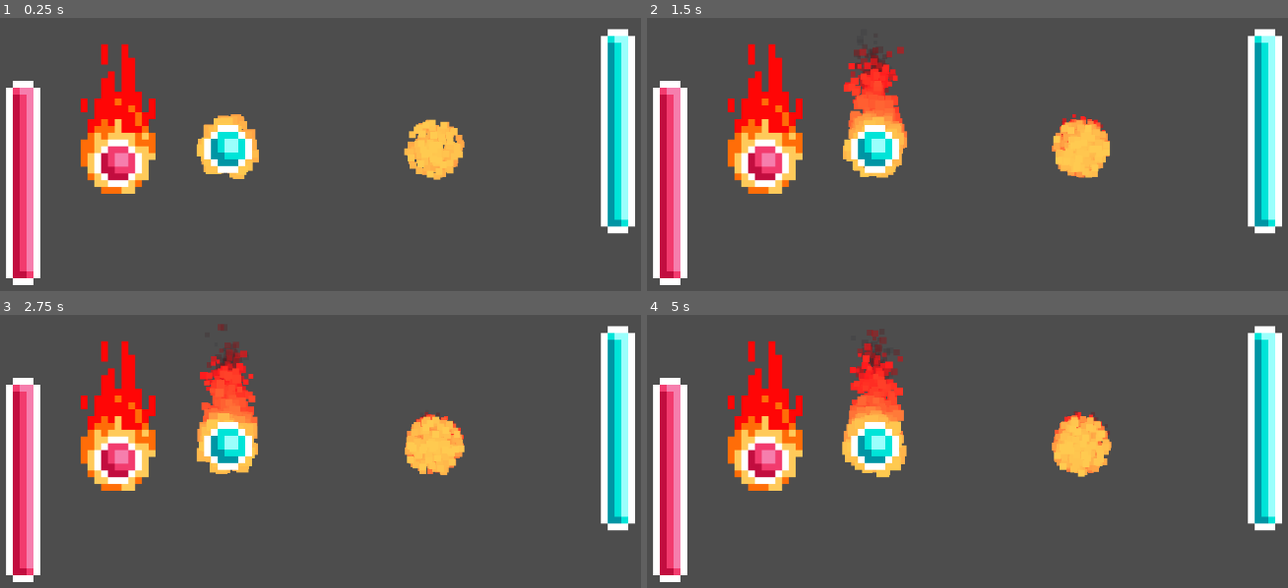
Above: before the commit, frames 1-4 (two rows, left to right).
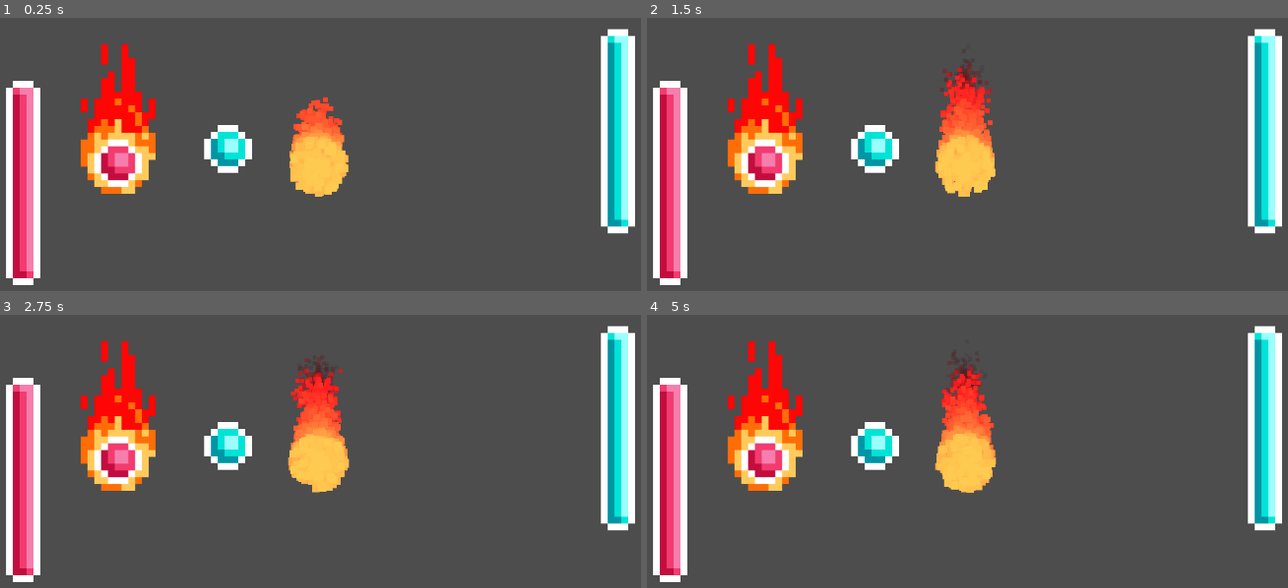
Above: after the commit, the same moments.

Repository: Neadyr/godot_sandbox
Game: Godot game, scene res://Alex/Pong_UI.tscn
The game is run twice, just before and just after one commit, with the same random seed, the same clock (stepped at 60 frames per second) and the same inputs. This scene is started directly instead of the project's main scene.
Inputs (mouse positions are in pixels of both pictures, inside the frame that each line leads up to):
- Up to frame 1 (0.25 s): no input
- Up to frame 2 (1.5 s): move the mouse to (1140, 154) at 0.52 s; hold Right (ui_right) 0.53-1.28 s; tap Space (dash) at 0.6 s; move the mouse to (807, 200) at 1.27 s; hold Down (ui_down) from 1.28 s (still down); click (807, 200) at 1.35 s
- Up to frame 3 (2.75 s): move the mouse to (397, 377) at 2.02 s; release Down (ui_down) at 2.03 s; hold Right (ui_right) from 2.03 s (still down); tap Shift (sprint) at 2.1 s
- Up to frame 4 (5 s): move the mouse to (922, 563) at 2.77 s; release Right (ui_right) at 2.78 s; hold Up (ui_up) 2.78-3.53 s; tap Space (dash) at 2.85 s; move the mouse to (1198, 541) at 3.52 s; press the mouse at (1198, 541) at 3.53 s; hold Left (ui_left) from 3.53 s (still down); move the mouse to (730, 407) at 4.27 s; release the mouse at (730, 407) at 4.28 s; tap Shift (sprint) at 4.35 s

The runs differ from the first frame. In frame 1, 4.8% of the frame differs, in the area x 30-73%, y 28-66%; in frame 2, 7.3%; in frame 3, 7.2%; in frame 4, 7.4%, in the area x 30-73%, y 5-66%.

Commit message:
Update_FireParticule

Diff:
--- a/Alex/Pong_UI.tscn
+++ b/Alex/Pong_UI.tscn
@@ -31,33 +31,18 @@
 rotation = 1.5708
 texture = ExtResource("3_q0ukc")
 
-[node name="CPUParticles2D" type="CPUParticles2D" parent="."]
-position = Vector2(44.5, 28.2)
+[node name="Fire_Particule" type="CPUParticles2D" parent="."]
+position = Vector2(57.7, 30.8)
 scale = Vector2(1, 1)
-amount = 1000
-local_coords = true
+amount = 2000
+preprocess = 0.4
 draw_order = 1
 emission_shape = 1
 emission_sphere_radius = 4.0
-gravity = Vector2(0, -30)
-radial_accel_min = -15.1
-radial_accel_max = 1.89
-scale_amount_max = 2.0
-scale_amount_curve = SubResource("Curve_q0ukc")
-color_ramp = SubResource("Gradient_q0ukc")
-
-[node name="CPUParticles2D2" type="CPUParticles2D" parent="."]
-position = Vector2(74.7, 28.3)
-scale = Vector2(1, 1)
-amount = 1000
-draw_order = 1
-emission_shape = 1
-emission_sphere_radius = 4.0
-gravity = Vector2(0, -30)
-radial_accel_min = -15.1
-radial_accel_max = 1.89
-scale_amount_min = 10.0
-scale_amount_max = 10.0
+gravity = Vector2(0, -300)
+radial_accel_min = -100.0
+scale_amount_min = 11.0
+scale_amount_max = 11.0
 scale_amount_curve = SubResource("Curve_q0ukc")
 color_ramp = SubResource("Gradient_q0ukc")
 
